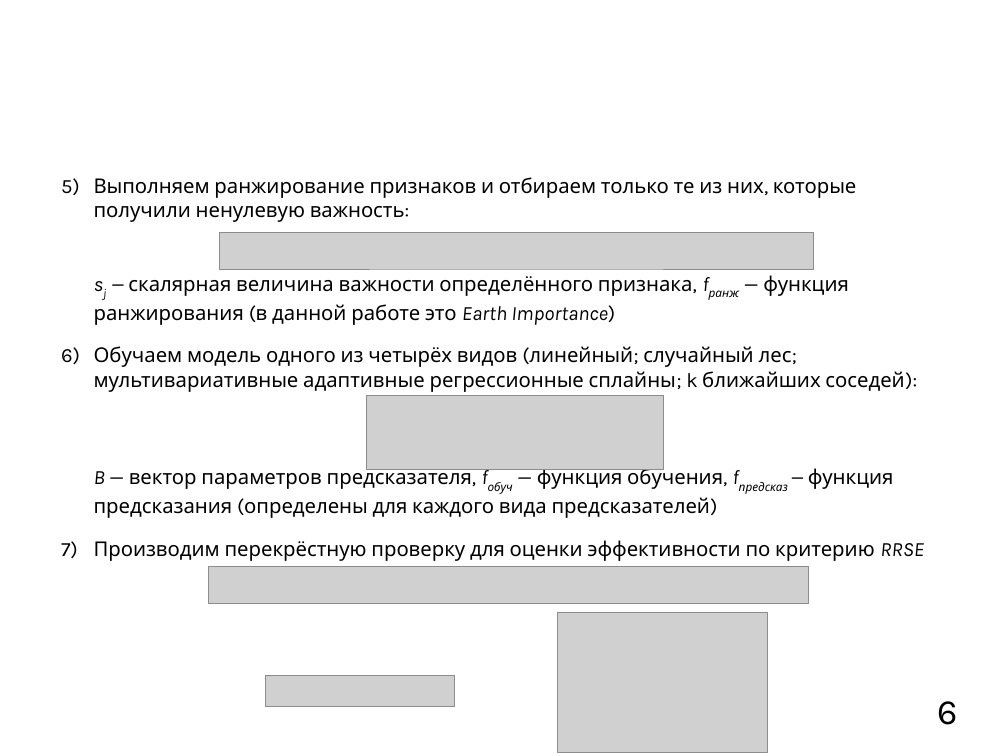
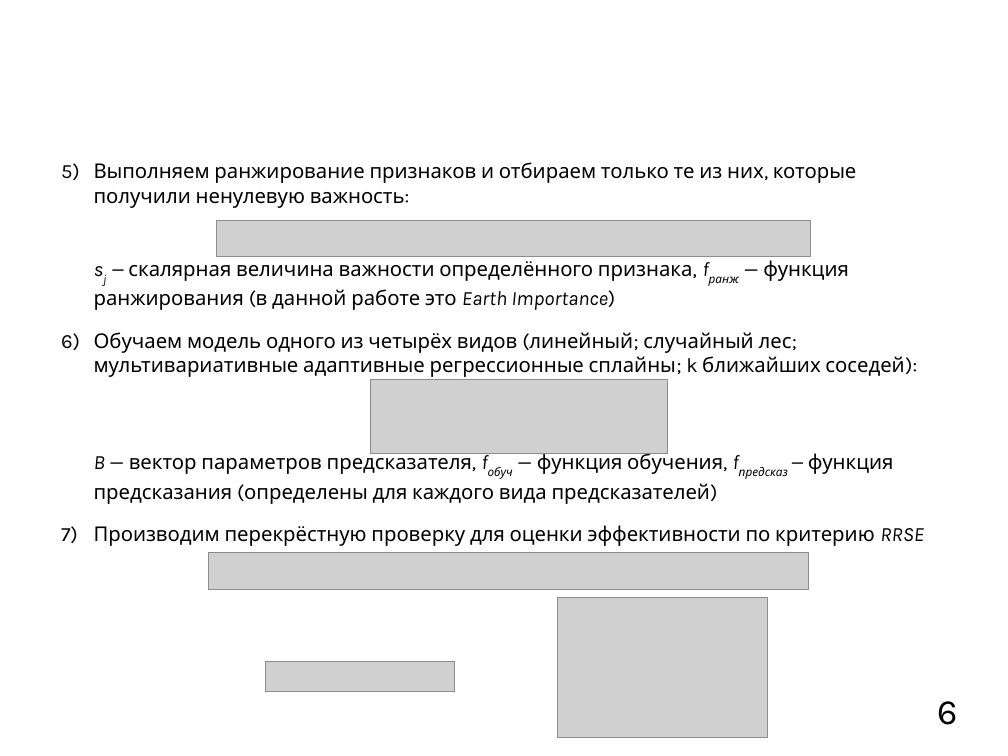
Before and after one commit to mkpankov/adaptor, a slide deck: slide 6 of diploma/defense/brochure.odp. Drawn at 1008x756 pixels with LibreOffice and Linux fonts; fonts in the diff are those of the drawing; grey boxes stand for pictures; background and template pictures are left out. Boxes give left, top, right and bottom in pixels: in the first picture for what was removed or moved away, otherwise in the second. Text is boxed around its words. In the diff, an @@ line names an element or a change of style, - is before the commit and + after.

```diff
--- a/diploma/defense/brochure.odp
+++ b/diploma/defense/brochure.odp
@@ picture: place and size @@
-picture at [220, 232, 813, 269]
+picture at [217, 220, 810, 257]
@@ picture: place and size @@
-picture at [366, 395, 663, 469]
+picture at [370, 380, 668, 454]
@@ 3 pictures, 1 text: place and size @@
-3 pictures, 1 text at [94, 177, 924, 753]
+3 pictures, 1 text at [94, 162, 924, 738]
```
Also in this commit, not shown: 1 slide added, 1 slide removed.
